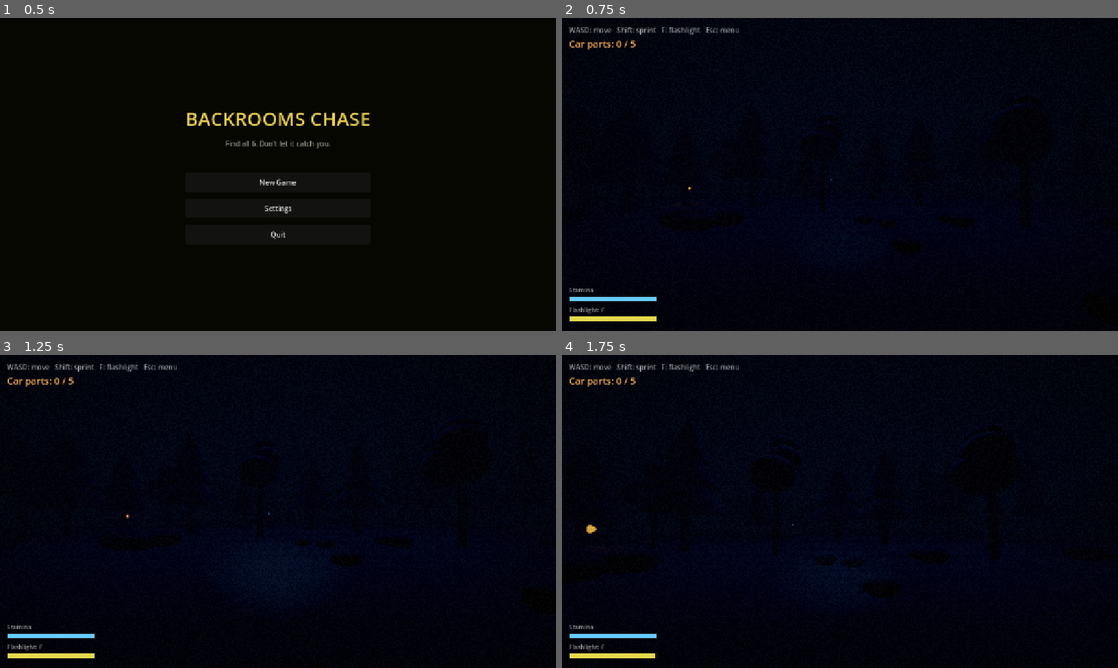
Above: before the commit, frames 1-4 (two rows, left to right).
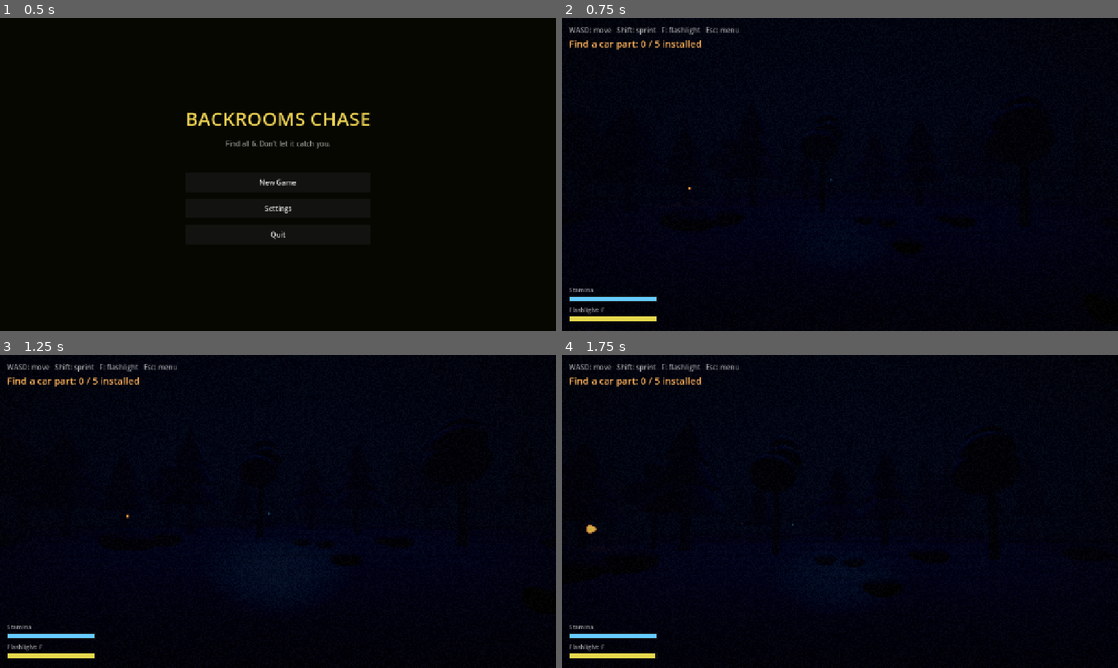
Above: after the commit, the same moments.

Repository: moorejasper060-oss/backrooms-chase
Game: Godot game, scene res://menu.tscn
Two runs of this game, one before a commit and one after it. Both use one fixed random seed, a clock stepped at 60 frames per second and the inputs below.
Inputs (mouse positions are in pixels of both pictures, inside the frame that each line leads up to):
- Up to frame 1 (0.5 s): no input
- Up to frame 2 (0.75 s): click "New Game" at 0.5 s
- Up to frame 3 (1.25 s): no input
- Up to frame 4 (1.75 s): tap Enter (ui_accept) at 1.25, 1.52 s; move the mouse to (867, 511) at 1.27 s; hold W (move_forward) from 1.28 s (still down); hold E (interact) from 1.28 s (still down)

Frame 1 is identical in both runs. In frame 2, 0.3% of the frame differs, in the area x 1-25%, y 7-11%; in frame 3, 0.3%; in frame 4, 0.3%.

Commit message:
M3: carry car parts to the car and install them (press E)
Parts are no longer auto-collected. You pick up one part at a time, carry it,
and install it at the car with E — each part is a tense round-trip through the
woods.

- player.gd: carry state (carry_part / is_carrying / get_carried / drop_carried).
- pickup.gd: `must_carry` flag — a part is taken into hand (one at a time) instead
  of auto-collecting; batteries + Backrooms orbs keep the old behaviour (defaults).
- car.gd: tracks the player in its trigger; `_unhandled_input` installs the held
  part on E (before repair) via a new part_installed signal; entering still wins
  once repaired.
- world_forest.gd: counts on install (_on_part_installed) + green confirm flash;
  HUD now shows "Carrying X — to the car: Nm (press E)" with live distance.

Verified by a headless test of the full chain (carry -> E-at-car -> installed,
empty-handed E is a no-op): M3TEST PASS.

Co-Authored-By: Claude Opus 4.8 (1M context) <noreply@anthropic.com>

Diff:
--- a/car.gd
+++ b/car.gd
@@ -5,8 +5,10 @@
 ## dropped in later by replacing _build().
 
 signal escaped
+signal part_installed(part_name)
 
 var active := false
+var _player: Node = null               # player while inside the install/escape trigger
 var _headlights: Array[OmniLight3D] = []
 var _lens_mat: StandardMaterial3D
 
@@ -14,6 +16,7 @@
 	add_to_group("car")
 	_build()
 	body_entered.connect(_on_body_entered)
+	body_exited.connect(_on_body_exited)
 
 func _build() -> void:
 	var body_mat := StandardMaterial3D.new()
@@ -99,5 +102,20 @@
 		l.light_energy = 4.0
 
 func _on_body_entered(body: Node) -> void:
-	if active and body.is_in_group("player"):
-		escaped.emit()
+	if not body.is_in_group("player"):
+		return
+	_player = body
+	if active:
+		escaped.emit()       # repaired already — entering wins
+
+func _on_body_exited(body: Node) -> void:
+	if body == _player:
+		_player = null
+
+## Press E at the car (before it's repaired) to install the part in hand.
+func _unhandled_input(event: InputEvent) -> void:
+	if active or _player == null:
+		return
+	if event.is_action_pressed("interact") and _player.has_method("is_carrying") and _player.is_carrying():
+		var part: String = _player.drop_carried()
+		part_installed.emit(part)
--- a/pickup.gd
+++ b/pickup.gd
@@ -13,6 +13,7 @@
 @export var recharges := true            # refill flashlight battery on pickup
 @export var counts_as_objective := true  # tick the objective/part counter
 @export var part_name := ""              # car-part label shown in the HUD
+@export var must_carry := false          # forest car part: carry to the car to install (not auto-collected)
 
 @onready var mesh: MeshInstance3D = $Mesh
 @onready var light: OmniLight3D = $Light
@@ -43,8 +44,18 @@
 
 func _on_body_entered(body: Node) -> void:
 	# Only the player collects (the monster, also a CharacterBody3D, won't).
-	if body.is_in_group("player"):
-		if recharges and body.has_method("collect_pickup"):
-			body.collect_pickup()
-		collected.emit()
-		queue_free()
+	if not body.is_in_group("player"):
+		return
+	if must_carry:
+		# Forest car part: one in hand at a time; install it at the car.
+		if body.has_method("is_carrying") and body.is_carrying():
+			return  # hands full — leave this part for later
+		if body.has_method("carry_part"):
+			body.carry_part(part_name)
+			collected.emit()
+			queue_free()
+		return
+	if recharges and body.has_method("collect_pickup"):
+		body.collect_pickup()
+	collected.emit()
+	queue_free()
--- a/player.gd
+++ b/player.gd
@@ -21,6 +21,7 @@
 var _pitch := 0.0
 var battery := 100.0
 var flashlight_on := true
+var carrying := ""   # forest: name of the car part in hand; "" = empty-handed
 var _bat_fill: ColorRect
 var _shake := 0.0
 var stamina := 100.0
@@ -95,6 +96,21 @@
 ## Called by a pickup when collected — recharges the flashlight.
 func collect_pickup() -> void:
 	battery = minf(100.0, battery + battery_per_pickup)
+
+# --- Forest: carrying one car part at a time ---
+func carry_part(part_name: String) -> void:
+	carrying = part_name
+
+func is_carrying() -> bool:
+	return carrying != ""
+
+func get_carried() -> String:
+	return carrying
+
+func drop_carried() -> String:
+	var n := carrying
+	carrying = ""
+	return n
 
 func add_shake(amount: float) -> void:
 	_shake = minf(1.0, _shake + amount)
--- a/world_forest.gd
+++ b/world_forest.gd
@@ -445,13 +445,13 @@
 	for i in cells.size():
 		var part := PICKUP_SCENE.instantiate()
 		part.recharges = false                 # parts don't refill the torch
-		part.counts_as_objective = true
+		part.counts_as_objective = true        # in "pickup" group so the entity lurks near them
+		part.must_carry = true                 # pick up + carry to the car to install
 		part.part_name = PART_NAMES[i % PART_NAMES.size()]
 		part.glow_color = Color(1.0, 0.55, 0.2) # warm amber so parts read apart from batteries
 		var pos := cell_to_world(cells[i])
 		pos.y = 1.1
 		part.position = pos
-		part.collected.connect(_on_part_collected)
 		add_child(part)
 
 func _spawn_batteries() -> void:
@@ -493,15 +493,17 @@
 	pos.y = 0.0
 	_car.position = pos
 	_car.escaped.connect(_on_escaped)
+	_car.part_installed.connect(_on_part_installed)
 	add_child(_car)
 
 # --- Objectives -------------------------------------------------------------
 
-func _on_part_collected() -> void:
+func _on_part_installed(_part_name: String) -> void:
 	_found += 1
 	_update_objectives_hud()
 	if _audio:
 		_audio.play_blip()
+	_flash(Color(0.3, 0.5, 0.2, 0.18), 0.4)   # brief green confirm
 	if _found >= _total and not _car_ready:
 		_repair_car()
 
@@ -590,6 +592,12 @@
 	if _car_ready and _car and _player and _obj_label and not _game_over:
 		var cd := _player.global_position.distance_to(_car.global_position)
 		_obj_label.text = "CAR REPAIRED  —  GET TO IT  —  %dm" % int(cd)
+	elif _obj_label and _player and _car and not _game_over:
+		if _player.has_method("is_carrying") and _player.is_carrying():
+			var cd2 := int(_player.global_position.distance_to(_car.global_position))
+			_obj_label.text = "Carrying %s — to the car: %dm (press E)   [%d/%d]" % [_player.get_carried(), cd2, _found, _total]
+		else:
+			_obj_label.text = "Find a car part: %d / %d installed" % [_found, _total]
 
 # --- Monster reactions & end-game (same as the Backrooms level) -------------
 
